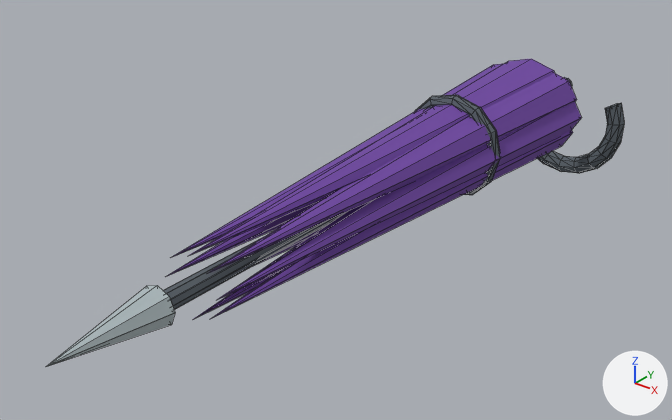
A saved change to the glTF model src/assets/models/items/umbrella.glb.
Before and after are seen from a camera (50 mm lens) standing at (0.757, -1.14, 0.586) and looking at (-0.067, -0.109, -0.054). Arrows for +X, +Y and +Z are at lower right; the lights stay in place. The first picture is the older version. Mesh edges are drawn as thin lines. Where no turn or scale is listed for an object, it has been applied to the vertices.

The first picture shows 'curved-handle', 'fabric-fold-1', 'fabric-fold-2', 'fabric-fold-3', 'fabric-fold-4', 'fabric-fold-5', 'fabric-fold-8', 'fastening-strap', 'metal-tip', 'shaft' and 2 more.
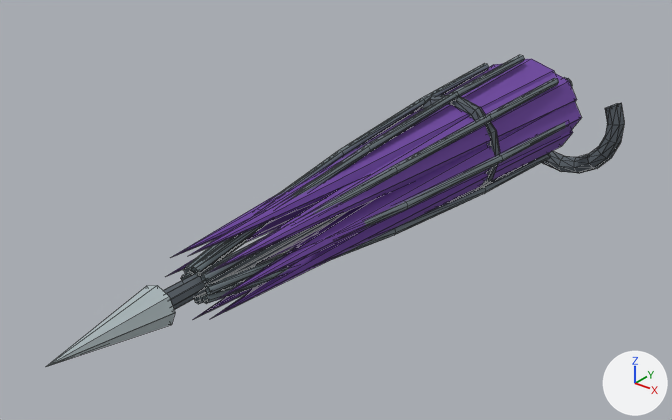
Boxes [x1, y1, x2, y2] around the edits, measured in the pictures (672 x 420 px):
'rib-3', added: after [191, 55, 524, 275]
'rib-2', added: after [200, 78, 559, 283]
'rib-1', added: after [205, 122, 566, 295]
'rib-8', added: after [202, 153, 551, 304]
'rib-4', added: after [183, 63, 489, 276]
'rib-5', added (mostly hidden): after [181, 239, 247, 280]
'rib-7', added (mostly hidden): after [194, 292, 206, 304]

Diff of the bpy script that builds the scene:
```diff
--- a/src/assets/models/items/umbrella.glb.py
+++ b/src/assets/models/items/umbrella.glb.py
@@ ob_rib_8 @@
+ob_rib_8 = bpy.data.objects.new('rib-8', me_umbrella_rib_8_mesh)  # 30 vertices, 48 faces; spans x 0.008..0.077, y -0.471..0.34, z -0.076..-0.009; in mat_rib_8_material (grey #6f7c81)
+ob_rib_8.location = (0.0, 0.0, 0.0)
@@ ob_rib_7 @@
+ob_rib_7 = bpy.data.objects.new('rib-7', me_umbrella_rib_7_mesh)  # 30 vertices, 48 faces; spans x -0.006..0.006, y -0.471..0.34, z -0.106..-0.014; in mat_rib_7_material (grey #6f7c81)
+ob_rib_7.location = (0.0, 0.0, 0.0)
@@ ob_rib_5 @@
+ob_rib_5 = bpy.data.objects.new('rib-5', me_umbrella_rib_5_mesh)  # 30 vertices, 48 faces; spans x -0.106..-0.014, y -0.471..0.34, z -0.006..0.006; in mat_rib_5_material (grey #6f7c81)
+ob_rib_5.location = (0.0, 0.0, 0.0)
@@ ob_rib_4 @@
+ob_rib_4 = bpy.data.objects.new('rib-4', me_umbrella_rib_4_mesh)  # 30 vertices, 48 faces; spans x -0.077..-0.008, y -0.471..0.34, z 0.009..0.076; in mat_rib_4_material (grey #6f7c81)
+ob_rib_4.location = (0.0, 0.0, 0.0)
@@ ob_rib_3 @@
+ob_rib_3 = bpy.data.objects.new('rib-3', me_umbrella_rib_3_mesh)  # 30 vertices, 48 faces; spans x -0.006..0.006, y -0.471..0.34, z 0.014..0.106; in mat_rib_3_material (grey #6f7c81)
+ob_rib_3.location = (0.0, 0.0, 0.0)
@@ ob_rib_2 @@
+ob_rib_2 = bpy.data.objects.new('rib-2', me_umbrella_rib_2_mesh)  # 30 vertices, 48 faces; spans x 0.008..0.077, y -0.471..0.34, z 0.009..0.076; in mat_rib_2_material (grey #6f7c81)
+ob_rib_2.location = (0.0, 0.0, 0.0)
@@ ob_rib_1 @@
+ob_rib_1 = bpy.data.objects.new('rib-1', me_umbrella_rib_1_mesh)  # 30 vertices, 48 faces; spans x 0.014..0.106, y -0.471..0.34, z -0.006..0.006; in mat_rib_1_material (grey #6f7c81)
+ob_rib_1.location = (0.0, 0.0, 0.0)
```
